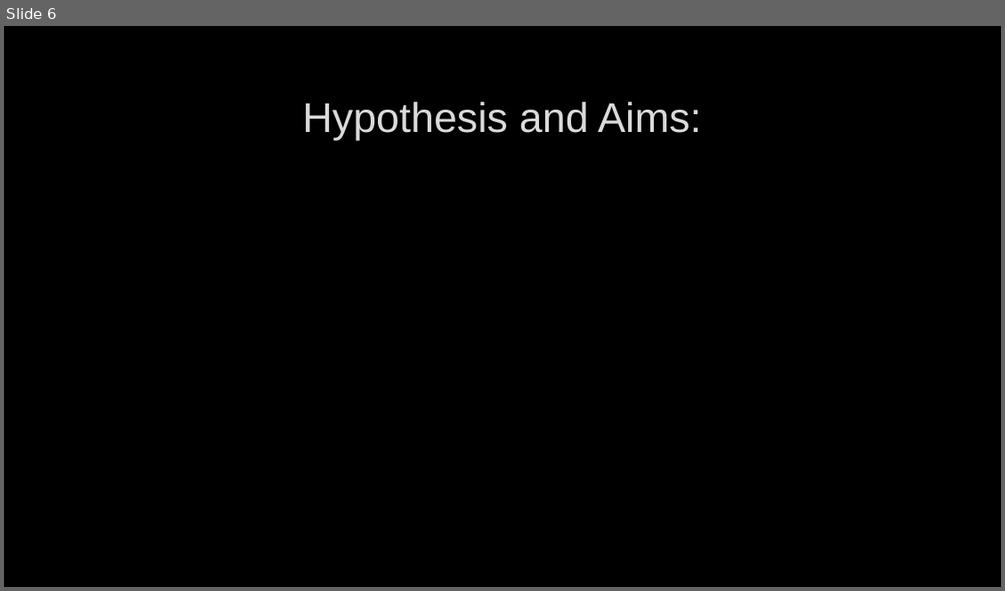
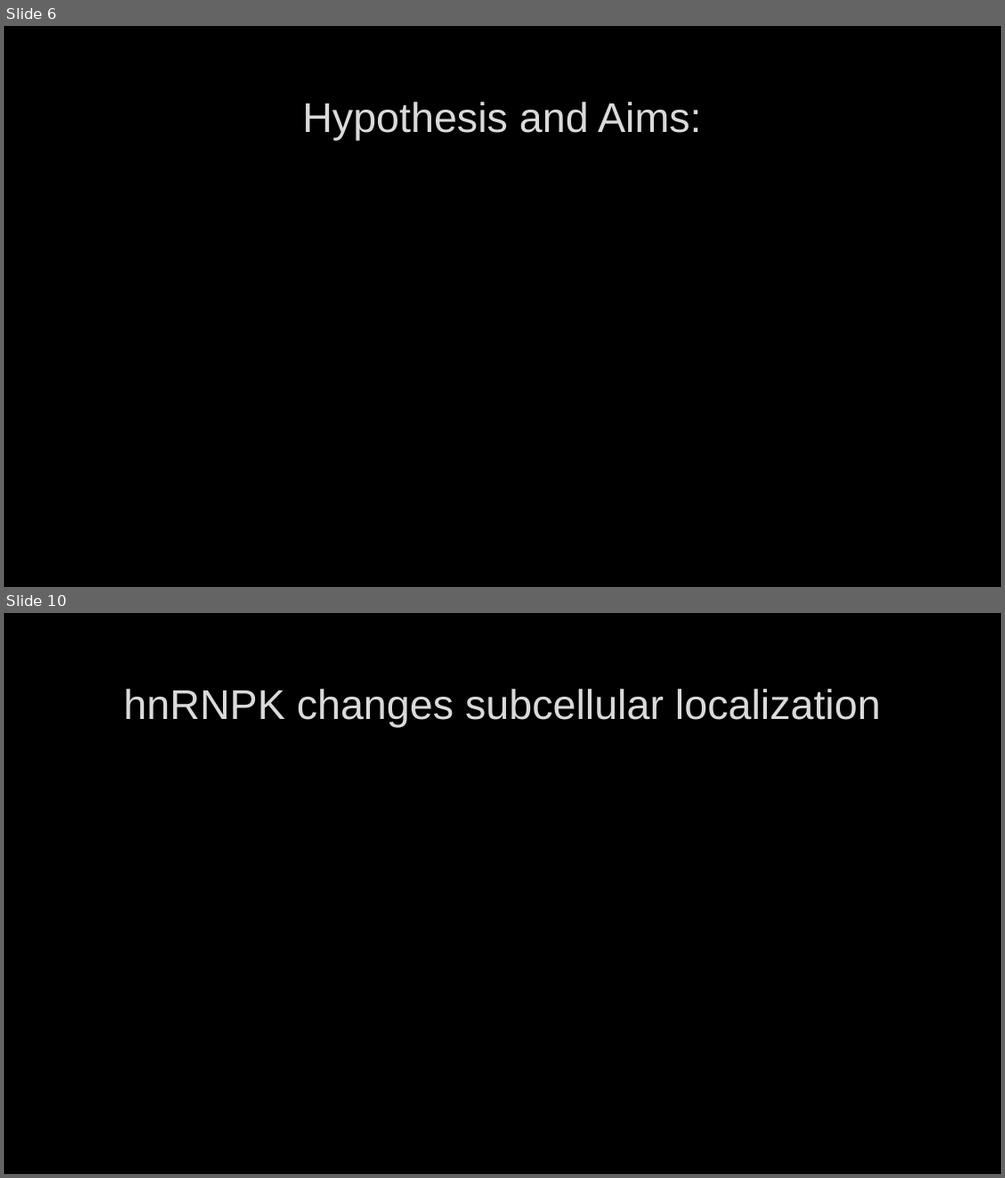
Before and after one commit to HarleyRobinson/Honours2, a slide deck: BackgroundInfo/CollCombBiol.pptx. Shown one above the other, each under a label of ours: slide 6 before the commit, slides 6 and 10 after it; the slides between them are not shown. The pictures are 1005x591 and 1005x1178 pixels, drawn with LibreOffice and Linux fonts; fonts in the diff are those of the drawing; background and template pictures are left out. Boxes give left, top, right and bottom in pixels: in the first picture for what was removed or moved away, otherwise in the second. Text is boxed around its words. In the diff, an @@ line names an element or a change of style, - is before the commit and + after.

```diff
--- a/BackgroundInfo/CollCombBiol.pptx
+++ b/BackgroundInfo/CollCombBiol.pptx
@@ slide 10 added at bbox=[4, 613, 1001, 1174], background picture (left out) @@
@@ title added at bbox=[123, 689, 881, 727], 40 pt, text #DADADA @@
+hnRNPK changes subcellular localization
```
Also in this commit, not shown: 7 other slides added, 2 slides removed, 1 other file.
